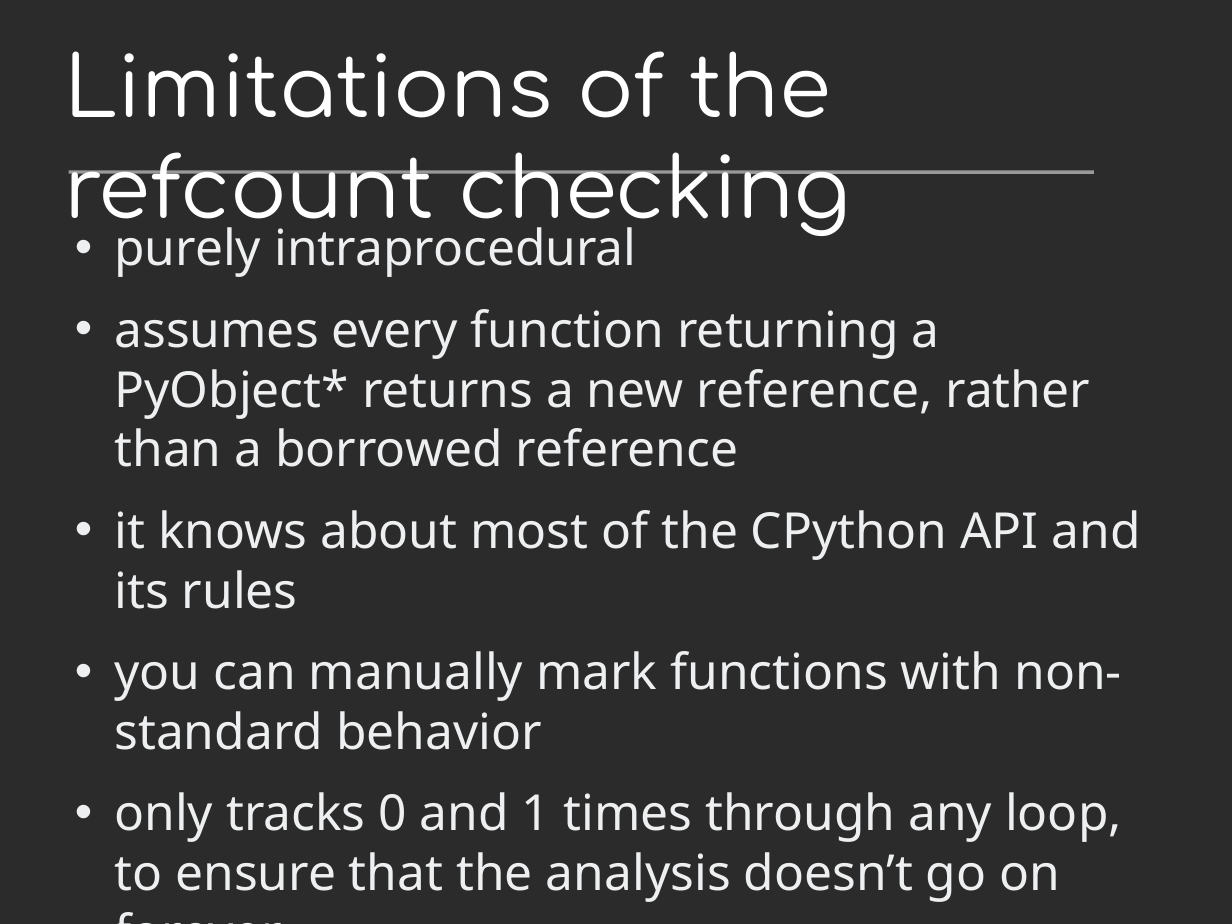
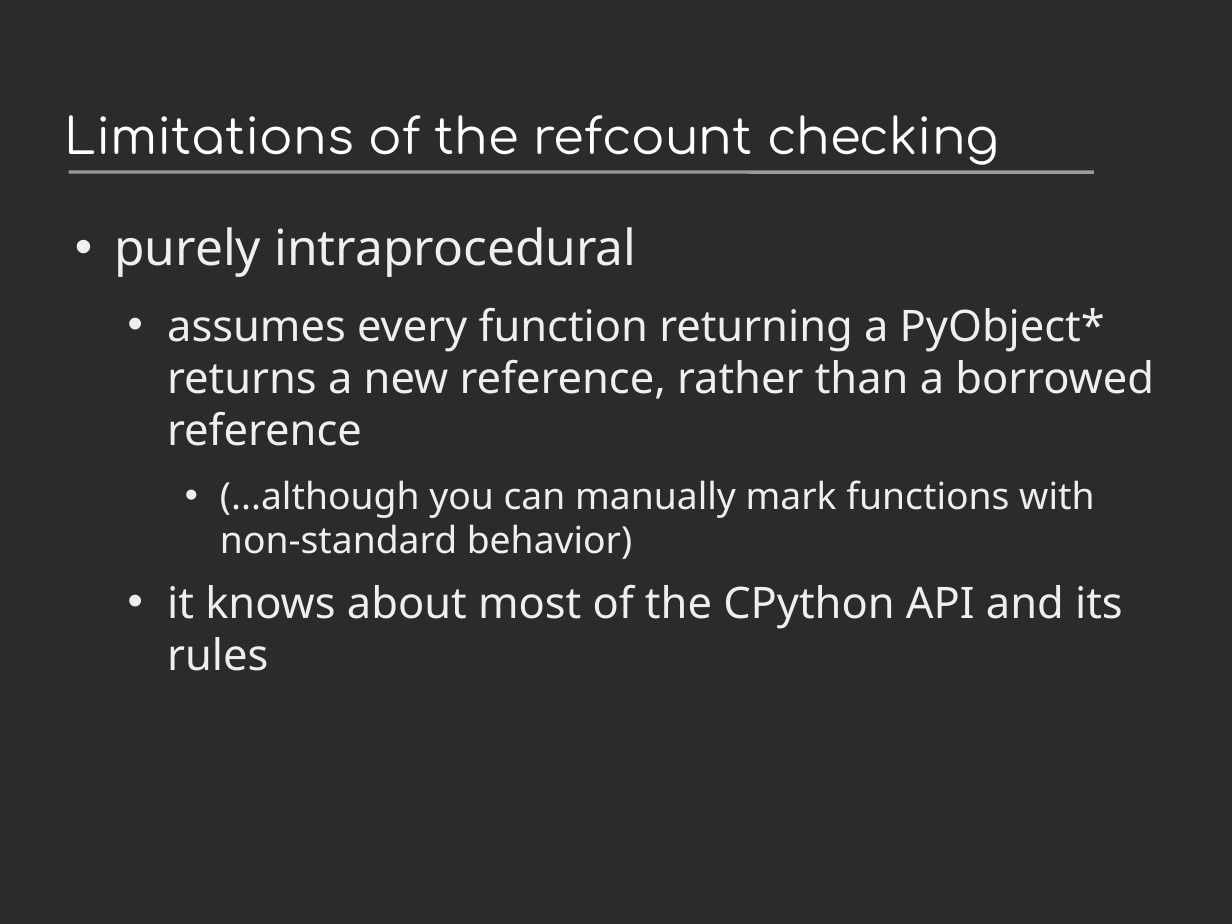
Before and after one commit to davidmalcolm/PyCon-US-2013-Talk, a slide deck: slide 11 of Death By 1000 Leaks - Static Analysis of Hundreds of Python Extension Modules.odp (slide 9 before the commit). Drawn at 1232x924 pixels with LibreOffice and Linux fonts; fonts in the diff are those of the drawing; background and template pictures are left out; a plain dark background stands for a picture behind light text. Boxes give left, top, right and bottom in pixels: in the first picture for what was removed or moved away, otherwise in the second. Text is boxed around its words. In the diff, an @@ line names an element or a change of style, - is before the commit and + after.

```diff
--- a/Death By 1000 Leaks - Static Analysis of Hundreds of Python Extension Modules.odp
+++ b/Death By 1000 Leaks - Static Analysis of Hundreds of Python Extension Modules.odp
@@ title "Limitations of the refcount checking" moved from (x1=65, y1=51, x2=851, y2=238) to (x1=65, y1=115, x2=999, y2=165) @@
@@ title "Limitations of the refcount checking" at (x1=65, y1=115, x2=999, y2=165): size 54 to 32 pt @@
@@ text at (x1=167, y1=307, x2=1154, y2=671): size 32 to 28 pt in "assumes every function returning a PyObject* returns ...", "it knows about most of the CPython ..."; list level 1 to 2 in "assumes every function returning a ..."; list level 1 to 2 in "it knows about most of ..." @@
@@ text at (x1=220, y1=480, x2=1094, y2=559): paragraph added @@
+    • (...although you can manually mark functions with non-standard behavior)
@@ text at (x1=114, y1=651, x2=1122, y2=902): paragraphs removed @@
-• you can manually mark functions with non-standard behavior
-• only tracks 0 and 1 times through any loop, to ensure that the analysis doesn’t go on forever
-• can be defeated by relatively simple code (turn up --maxtrans argument)
```
Also in this commit, not shown: 6 other slides changed, 20 slides added, 2 other files.
